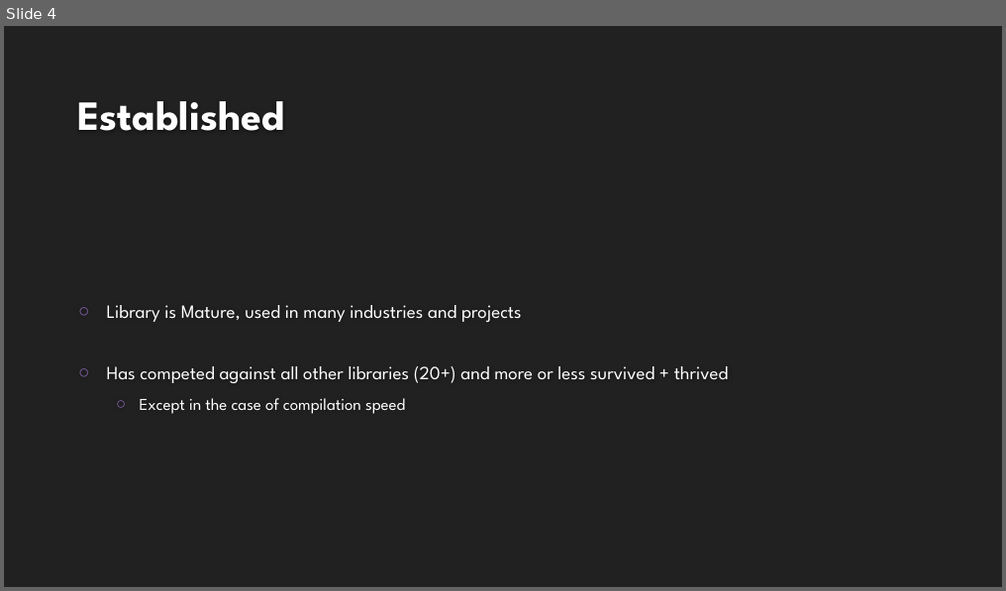
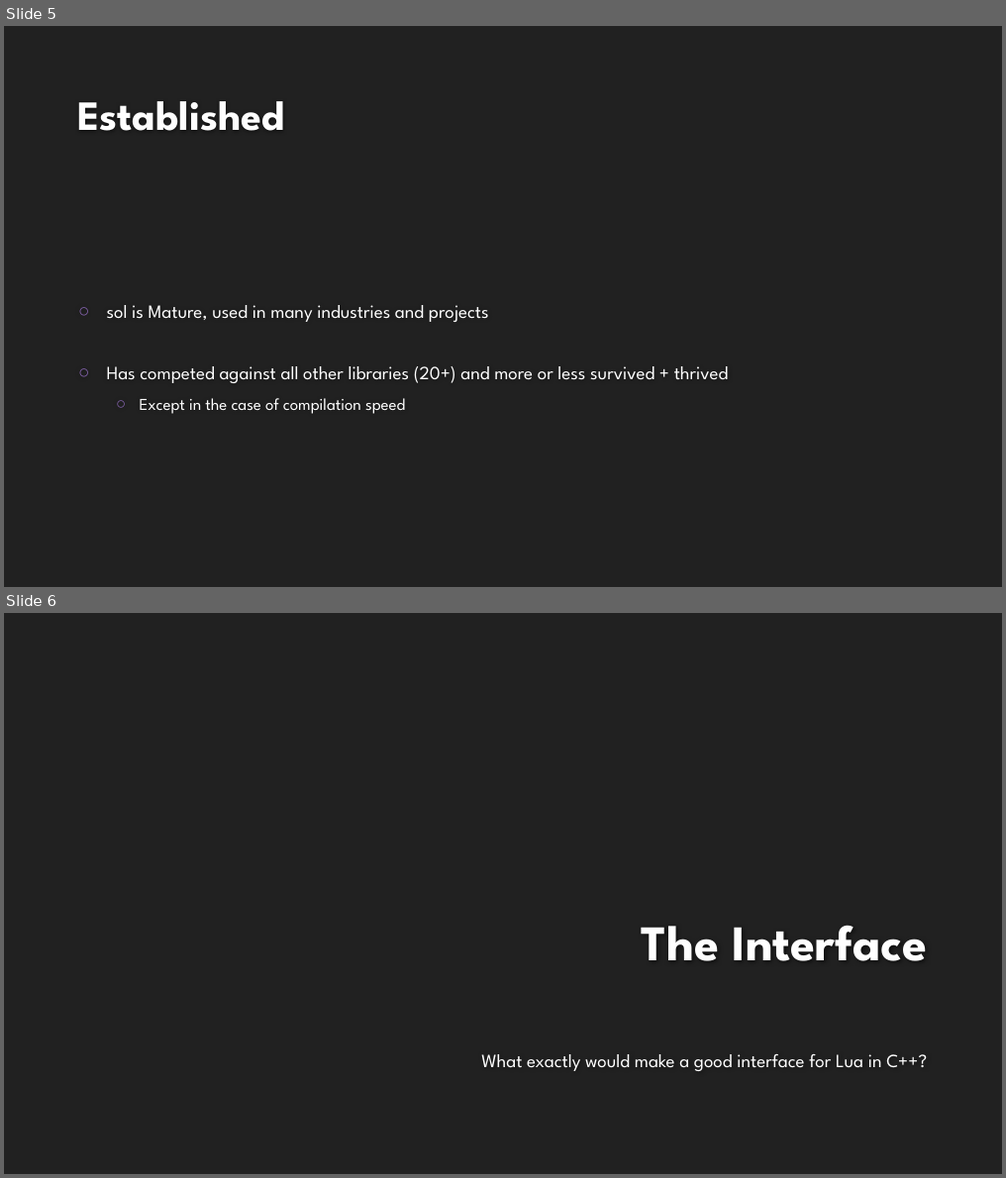
Before and after one commit to ThePhD/ThePhD.github.io, a slide deck: presentations/sol2/C++ Now/2018.03.28 - ThePhD - Compile Fast, Run Faster, Scale Forever.pptx. Shown one above the other, each under a label of ours: slide 4 before the commit, slides 5 and 6 after it. The pictures are 1006x591 and 1006x1178 pixels, drawn with LibreOffice and Linux fonts; fonts in the diff are those of the drawing; background and template pictures are left out. Boxes give left, top, right and bottom in pixels: in the first picture for what was removed or moved away, otherwise in the second. Text is boxed around its words. In the diff, an @@ line names an element or a change of style, - is before the commit and + after.

```diff
--- a/presentations/sol2/C++ Now/2018.03.28 - ThePhD - Compile Fast, Run Faster, Scale Forever.pptx
+++ b/presentations/sol2/C++ Now/2018.03.28 - ThePhD - Compile Fast, Run Faster, Scale Forever.pptx
@@ slide 6 added at bbox=[4, 613, 1002, 1174], background #212121 @@
@@ title added at bbox=[642, 925, 927, 961], 48 pt, text #FEFEFE, bold @@
+The Interface
@@ text added at bbox=[481, 1055, 927, 1071], 18 pt, text #FFFFFF @@
+What exactly would make a good interface for Lua in C++?
@@ what was slide 4 is now slide 5 @@
@@ slide 5 changed as well @@
@@ text at bbox=[107, 305, 489, 322]: text changed @@
-○ Library is Mature, used in many industries and projects
+○ sol is Mature, used in many industries and projects
```
Also in this commit, not shown: 4 other slides changed, 53 other slides added, 5 other files.
